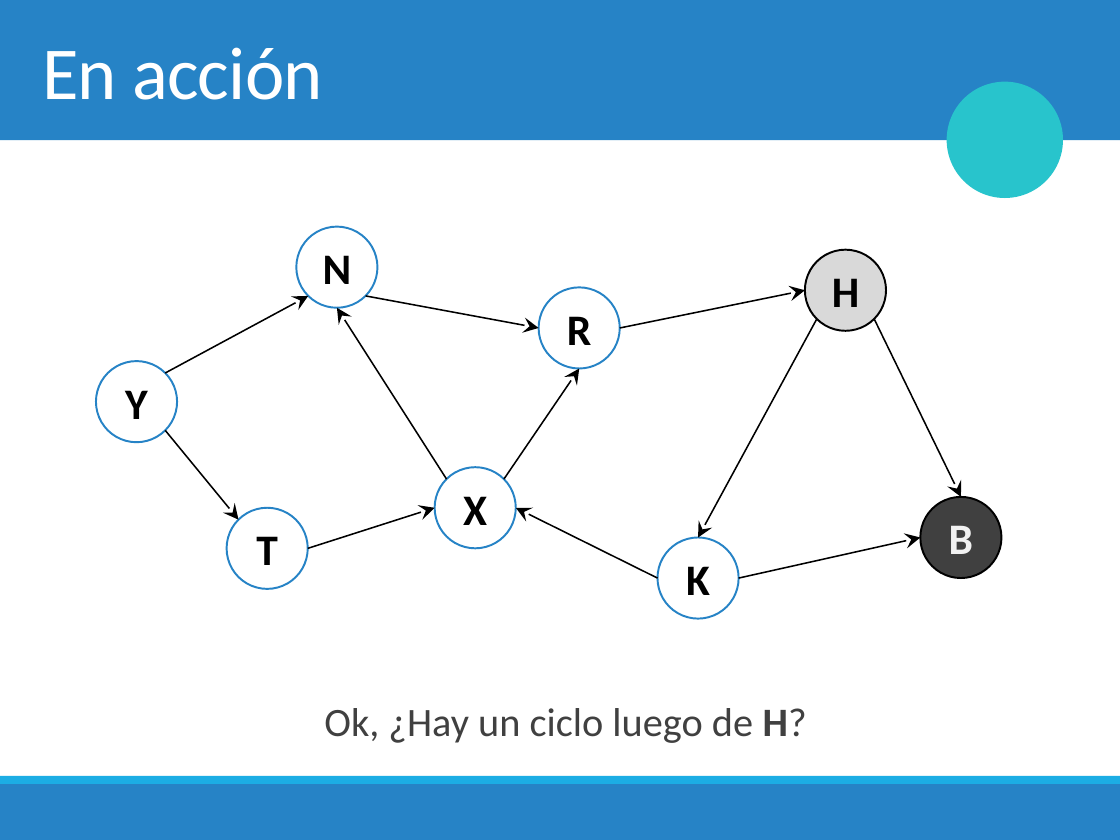
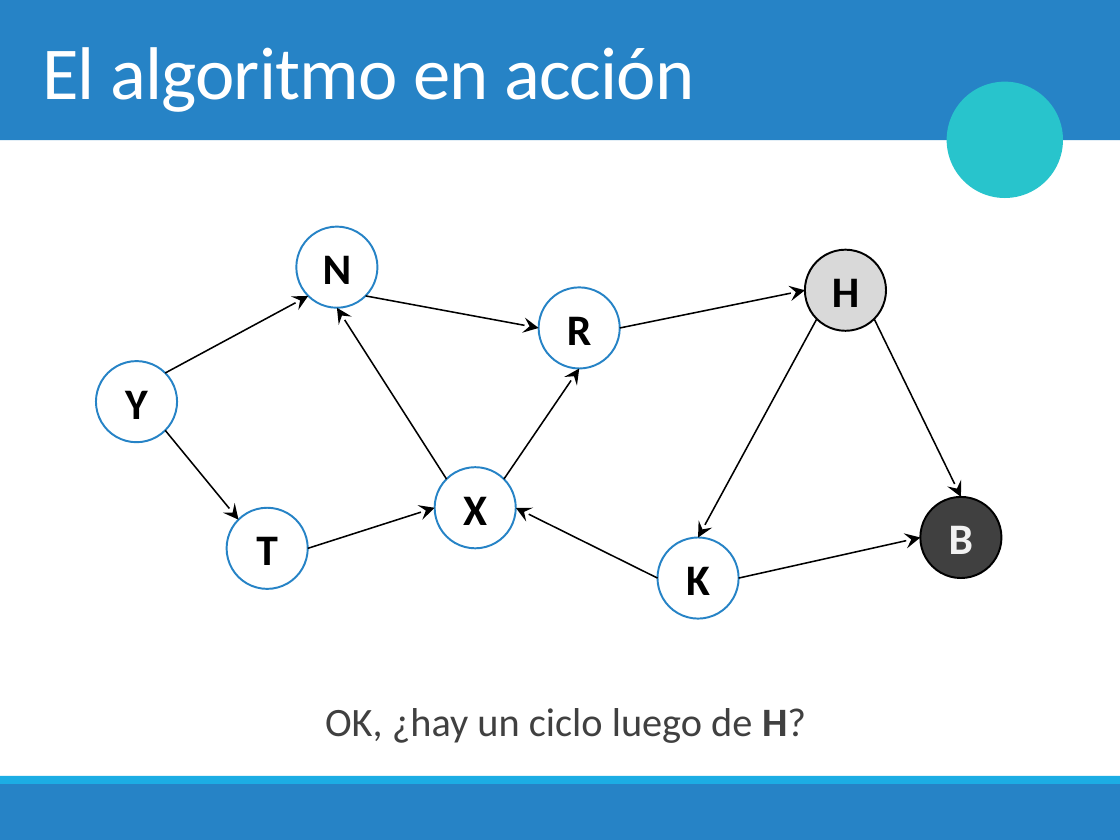
Before and after one commit to mplazadelosreyes/2018-2, a slide deck: slide 39 of Clases/13. Grafos & Depth First Search.pptx. Drawn at 1120x840 pixels with LibreOffice and Linux fonts; fonts in the diff are those of the drawing; background and template pictures are left out. Boxes give left, top, right and bottom in pixels: in the first picture for what was removed or moved away, otherwise in the second. Text is boxed around its words. In the diff, an @@ line names an element or a change of style, - is before the commit and + after.

```diff
--- a/Clases/13. Grafos & Depth First Search.pptx
+++ b/Clases/13. Grafos & Depth First Search.pptx
@@ title at (x1=42, y1=47, x2=695, y2=112): text changed @@
-En acción
+El algoritmo en acción
@@ text at (x1=325, y1=708, x2=806, y2=743): text changed @@
-  Ok, ¿Hay un ciclo luego de H?
+  OK, ¿hay un ciclo luego de H?
```
Also in this commit, not shown: 41 other slides changed, 23 slides added, 1 slide removed, 5 other files.
